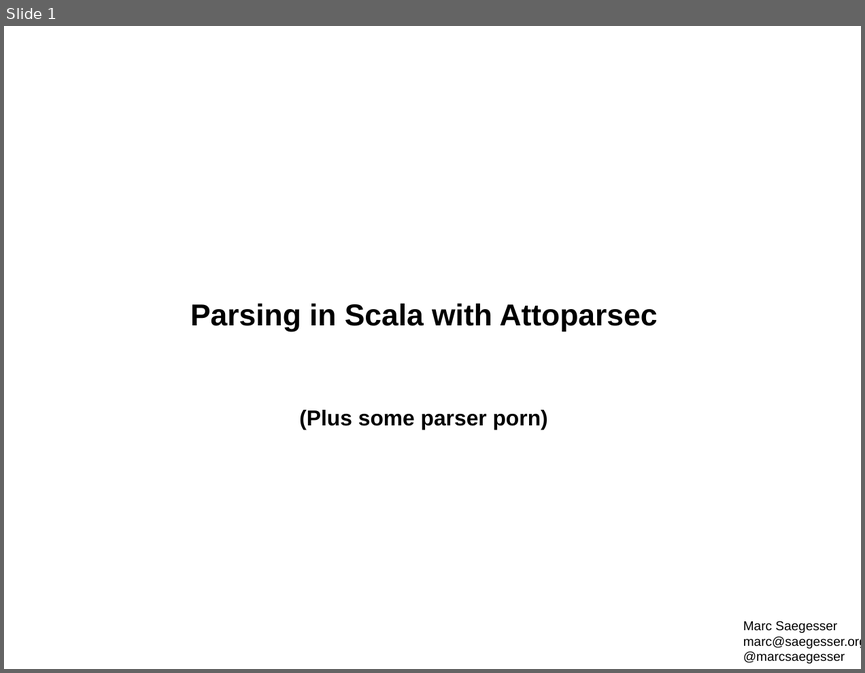
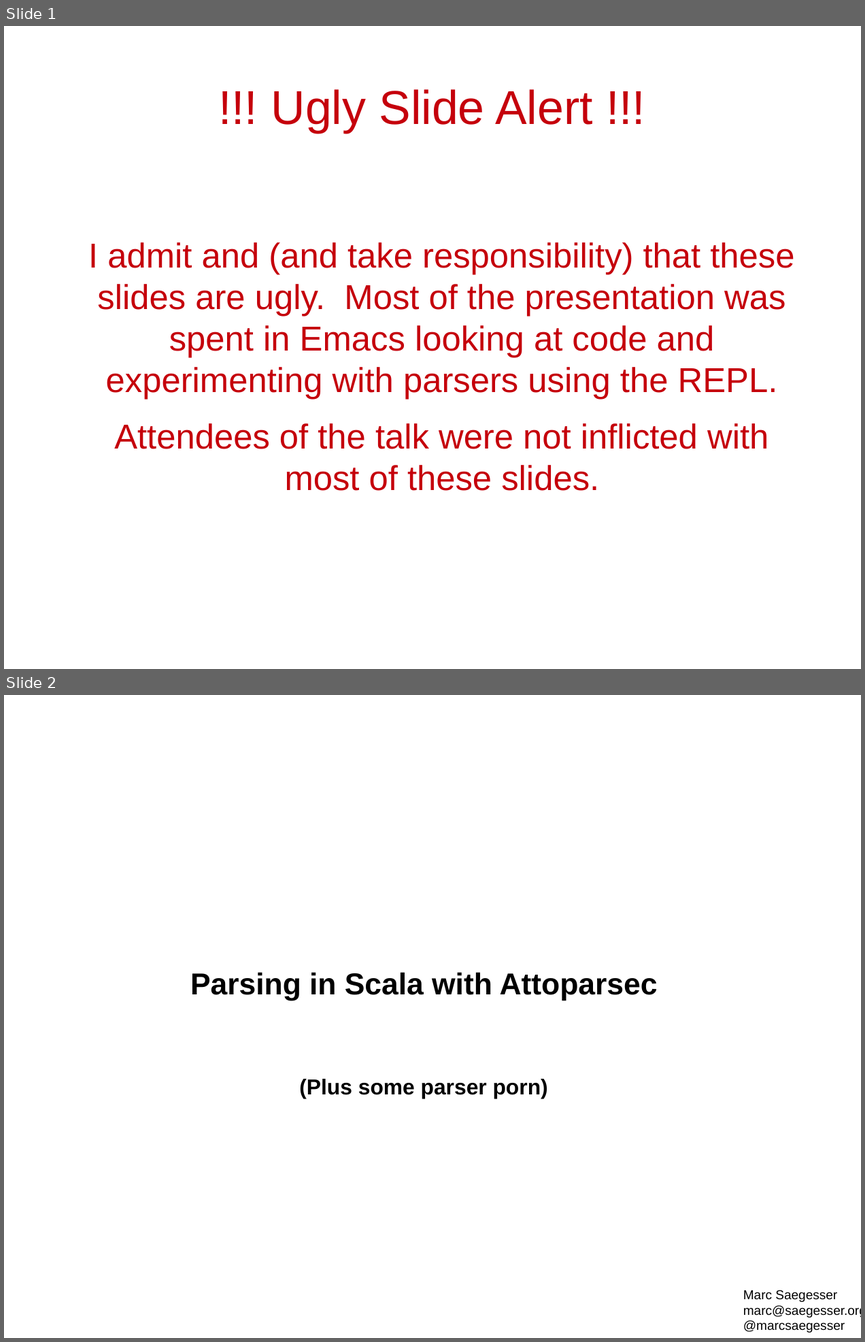
Before and after one commit to marcsaegesser/AttoparsecPresentation, a slide deck: AttoparsecPresentation.odp. Shown one above the other, each under a label of ours: slide 1 before the commit, slides 1 and 2 after it. The pictures are 865x673 and 865x1342 pixels, drawn with LibreOffice and Linux fonts; fonts in the diff are those of the drawing. Boxes give left, top, right and bottom in pixels: in the first picture for what was removed or moved away, otherwise in the second. Text is boxed around its words. In the diff, an @@ line names an element or a change of style, - is before the commit and + after.

Commit message:
Added 'Ugly Slides' warning.

```diff
--- a/AttoparsecPresentation.odp
+++ b/AttoparsecPresentation.odp
@@ slide 1 added at (x1=4, y1=26, x2=861, y2=669), background #FFFFFF @@
@@ title added at (x1=271, y1=89, x2=593, y2=133), 44 pt, text #C5000B @@
+!!! Ugly Slide Alert !!!
@@ text added at (x1=88, y1=242, x2=794, y2=490), 32 pt, text #C5000B @@
+I admit and (and take responsibility) that these slides are ugly. Most of the presentation was spent in Emacs looking at code and experimenting with parsers using the REPL.
+Attendees of the talk were not inflicted with most of these slides.
@@ what was slide 1 is now slide 2 @@
```
Also in this commit, not shown: 1 slide changed.
